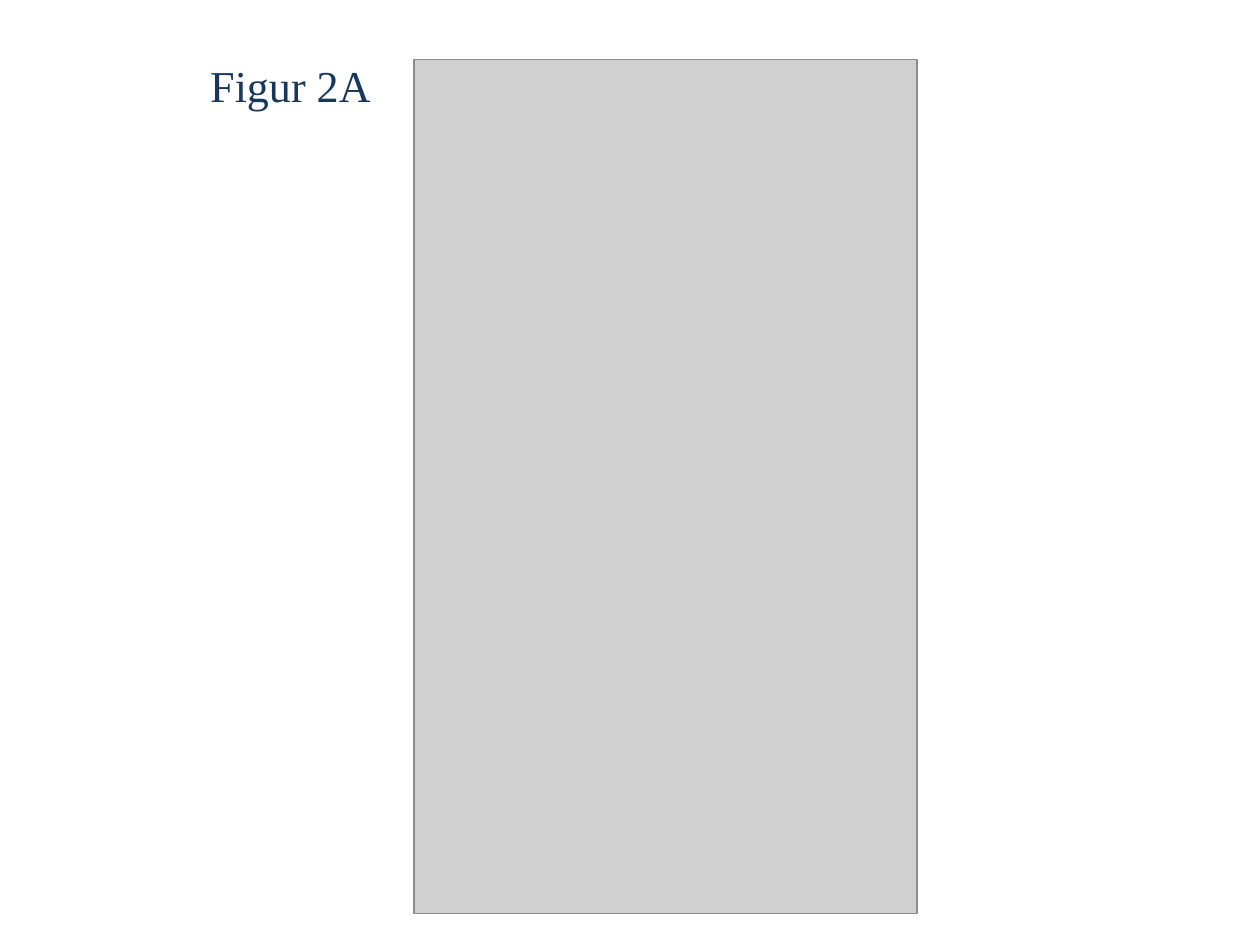
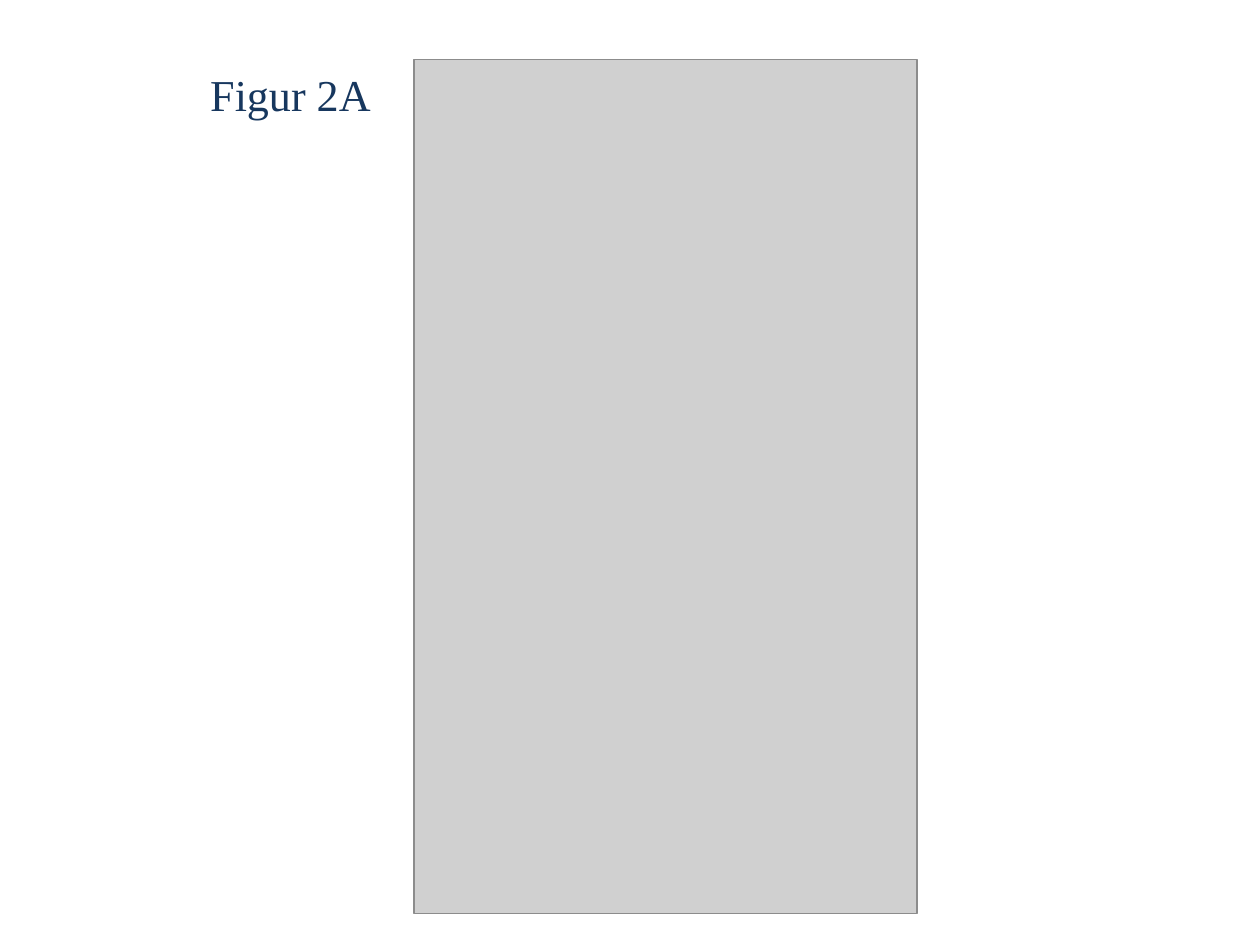
Before and after one commit to OliviaImner/thesis_document, a slide deck: slide 7 of Thesis/Presentation.pptx. Drawn at 1260x945 pixels with LibreOffice and Linux fonts; fonts in the diff are those of the drawing; grey boxes stand for pictures. Boxes give left, top, right and bottom in pixels: in the first picture for what was removed or moved away, otherwise in the second. Text is boxed around its words. In the diff, an @@ line names an element or a change of style, - is before the commit and + after.

```diff
--- a/Thesis/Presentation.pptx
+++ b/Thesis/Presentation.pptx
@@ title "Figur 2A" moved from (x1=210, y1=72, x2=371, y2=111) to (x1=210, y1=81, x2=371, y2=120) @@
```
Also in this commit, not shown: 3 slides added, 4 slides removed, 1 other file.
